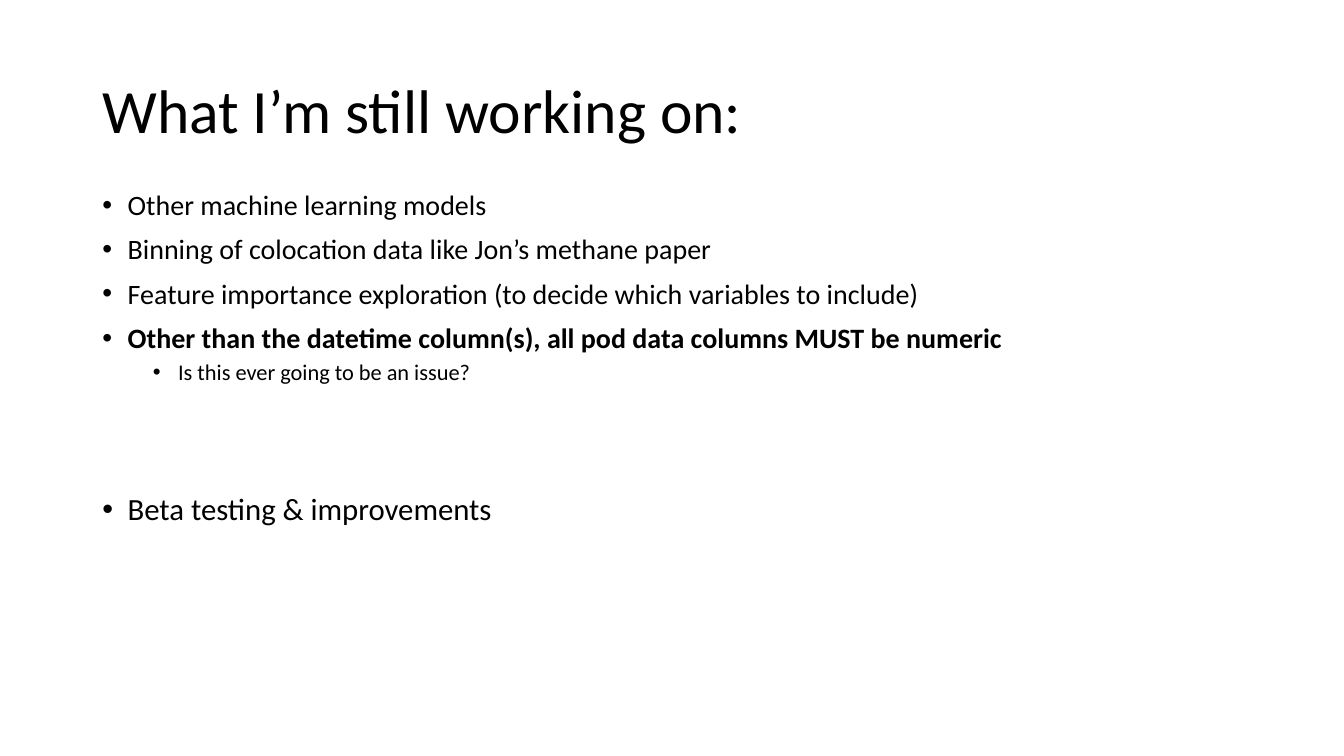
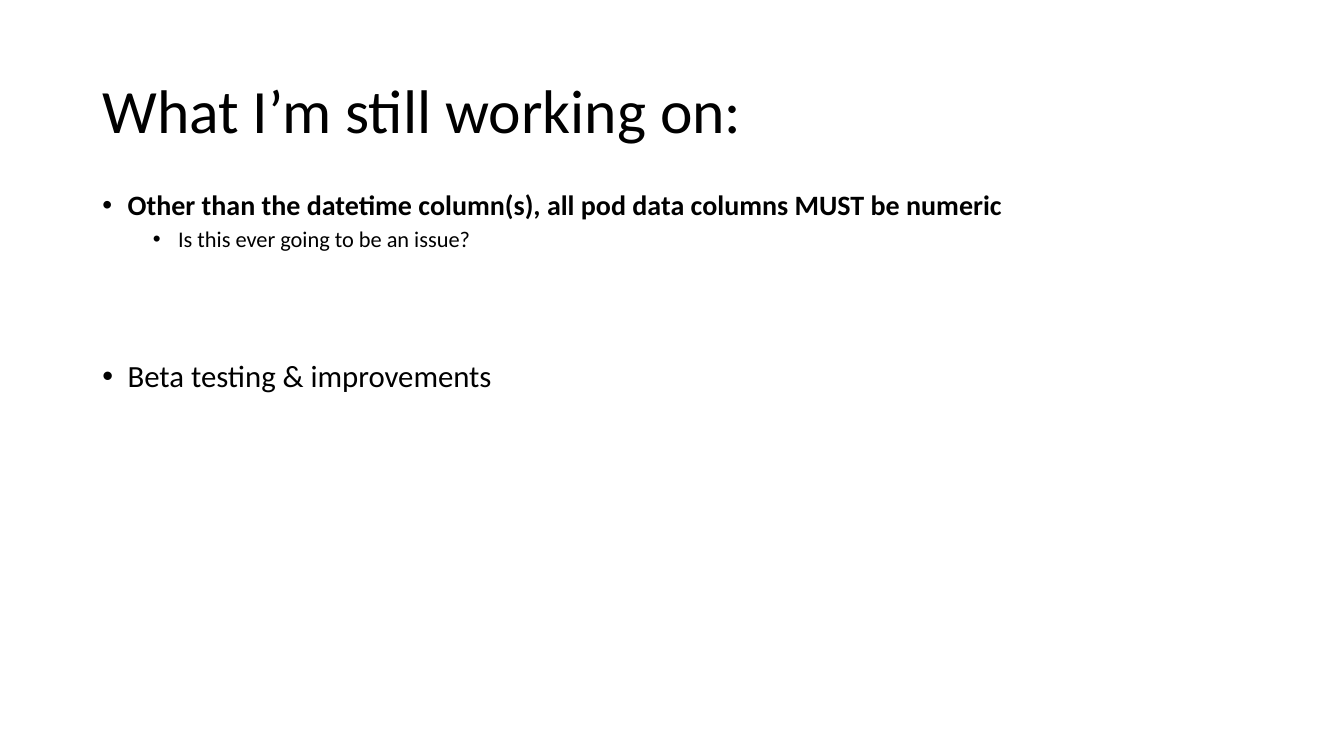
Before and after one commit to cafr1977/MPC_python, a slide deck: slide 8 of Python MPC.pptx. Drawn at 1344x756 pixels with LibreOffice and Linux fonts; fonts in the diff are those of the drawing. Boxes give left, top, right and bottom in pixels: in the first picture for what was removed or moved away, otherwise in the second. Text is boxed around its words. In the diff, an @@ line names an element or a change of style, - is before the commit and + after.

```diff
--- a/Python MPC.pptx
+++ b/Python MPC.pptx
@@ text at (x1=128, y1=195, x2=918, y2=309): paragraphs removed @@
-• Other machine learning models
-• Binning of colocation data like Jon’s methane paper
-• Feature importance exploration (to decide which variables to include)
```
Also in this commit, not shown: 5 other slides changed, 6 other files.
